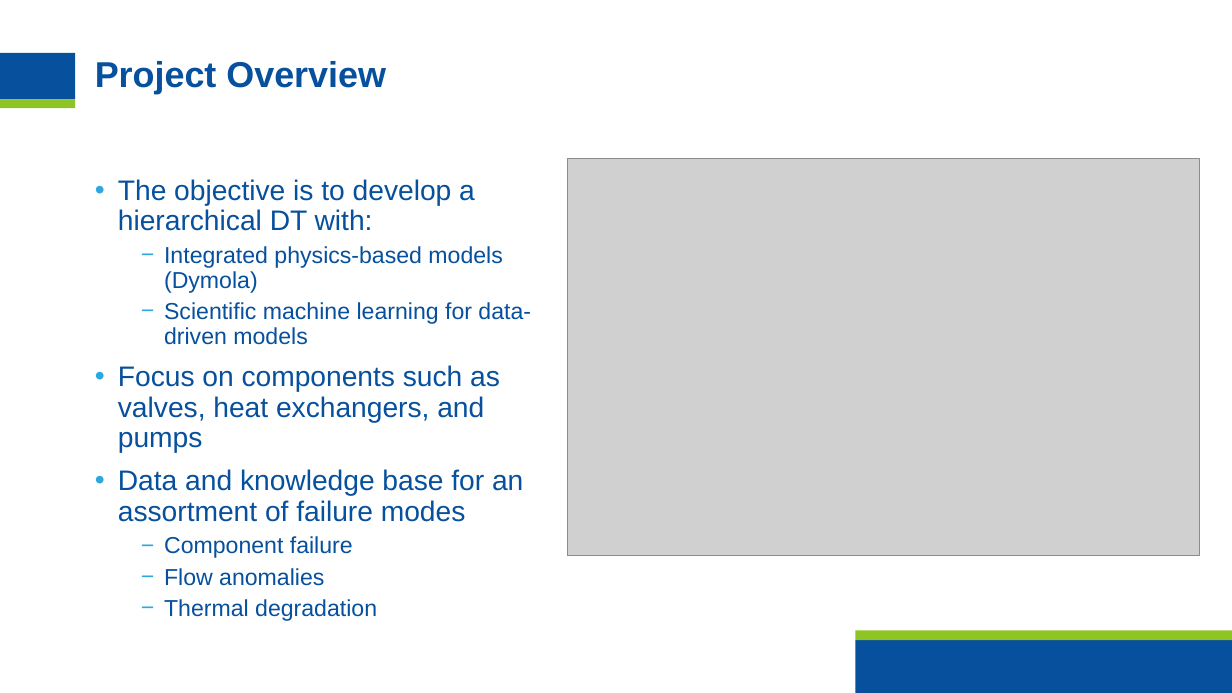
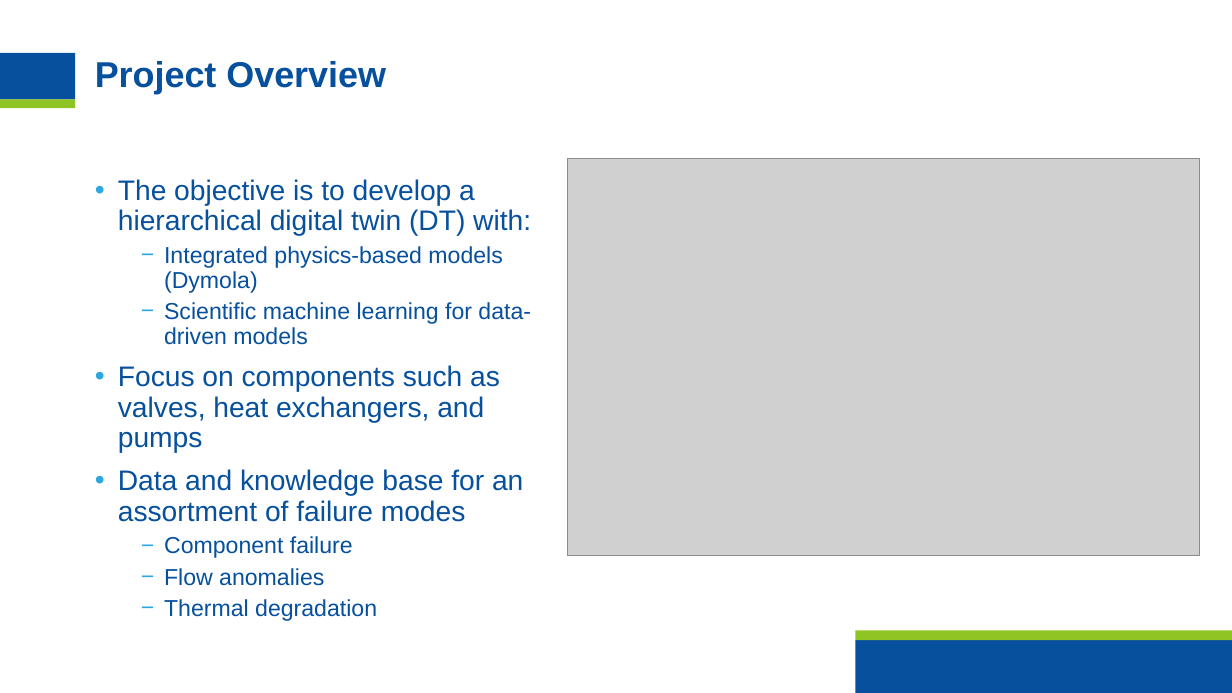
Before and after one commit to hvnaick/INL_DT_Intern, a slide deck: slide 2 of Important Documents/FinalPresentation.pptx. Drawn at 1232x693 pixels with LibreOffice and Linux fonts; fonts in the diff are those of the drawing; grey boxes stand for pictures; background and template pictures are left out. Boxes give left, top, right and bottom in pixels: in the first picture for what was removed or moved away, otherwise in the second. Text is boxed around its words. In the diff, an @@ line names an element or a change of style, - is before the commit and + after.

```diff
--- a/Important Documents/FinalPresentation.pptx
+++ b/Important Documents/FinalPresentation.pptx
@@ text at box(118, 179, 531, 236): text changed @@
-• The objective is to develop a hierarchical DT with:
+• The objective is to develop a hierarchical digital twin (DT) with:
```
Also in this commit, not shown: 7 other slides changed, 5 slides added, 25 other files.
